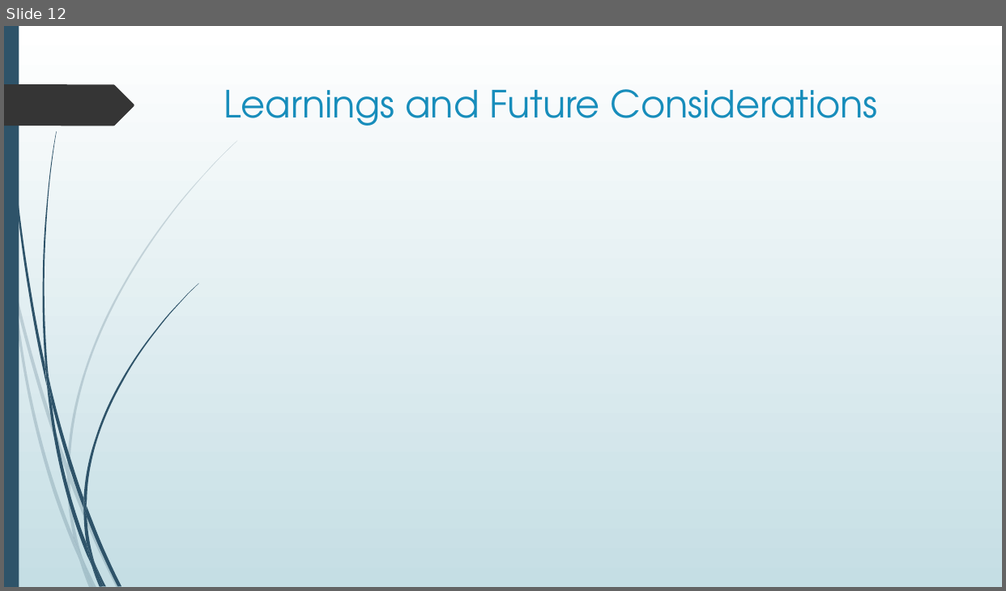
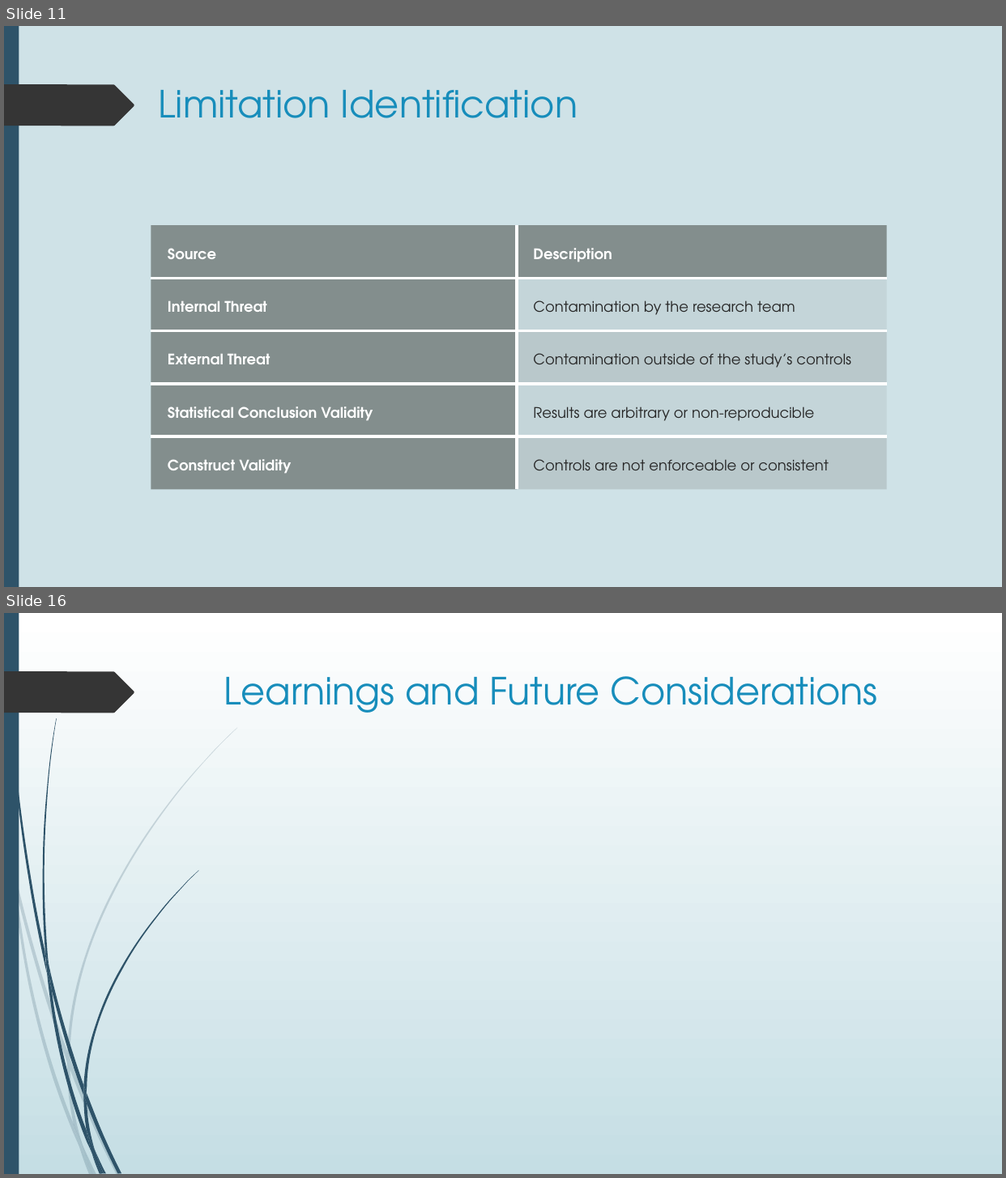
Before and after one commit to dr-natetorious/TIM-7101-Statistics, a slide deck: Section_3_Mgmt_Informed/Week8_Presentation/BachmeierNTIM7101-8.pptx. Shown one above the other, each under a label of ours: slide 12 before the commit, slides 11 and 16 after it; the slides between them are not shown. The pictures are 1006x591 and 1006x1178 pixels, drawn with LibreOffice and Linux fonts; fonts in the diff are those of the drawing. Boxes give left, top, right and bottom in pixels: in the first picture for what was removed or moved away, otherwise in the second. Text is boxed around its words. In the diff, an @@ line names an element or a change of style, - is before the commit and + after.

```diff
--- a/Section_3_Mgmt_Informed/Week8_Presentation/BachmeierNTIM7101-8.pptx
+++ b/Section_3_Mgmt_Informed/Week8_Presentation/BachmeierNTIM7101-8.pptx
@@ slide 11 added at box(4, 26, 1002, 587), background #CFE2E7; not listed: 10 template elements that a slide beside it also shows @@
@@ rectangle added at box(4, 26, 1002, 587), fill #CFE2E7 @@
@@ rectangle added at box(4, 26, 19, 587), fill #2E5369 @@
@@ freeform shape added at box(4, 84, 134, 126), fill #353535 @@
@@ title added at box(159, 90, 577, 118), 36 pt, text #178DBB @@
+Limitation Identification
@@ table added at box(151, 225, 887, 489), 5 rows, 2 columns @@
+Source | Description
+Internal Threat | Contamination by the research team
+External Threat | Contamination outside of the study’s controls
+Statistical Conclusion Validity | Results are arbitrary or non-reproducible
+Construct Validity | Controls are not enforceable or consistent
@@ what was slide 12 is now slide 16 @@
```
Also in this commit, not shown: 1 slide changed, 15 other slides added, 10 slides removed.
